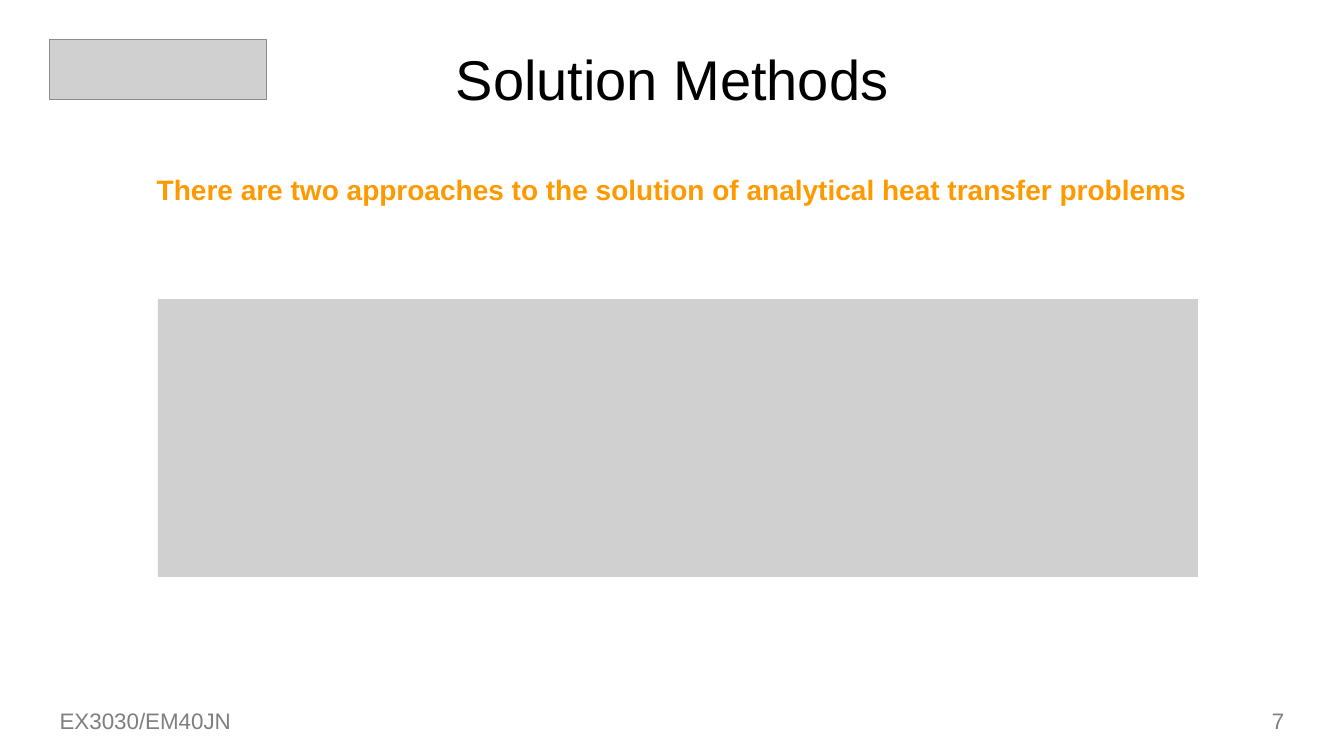
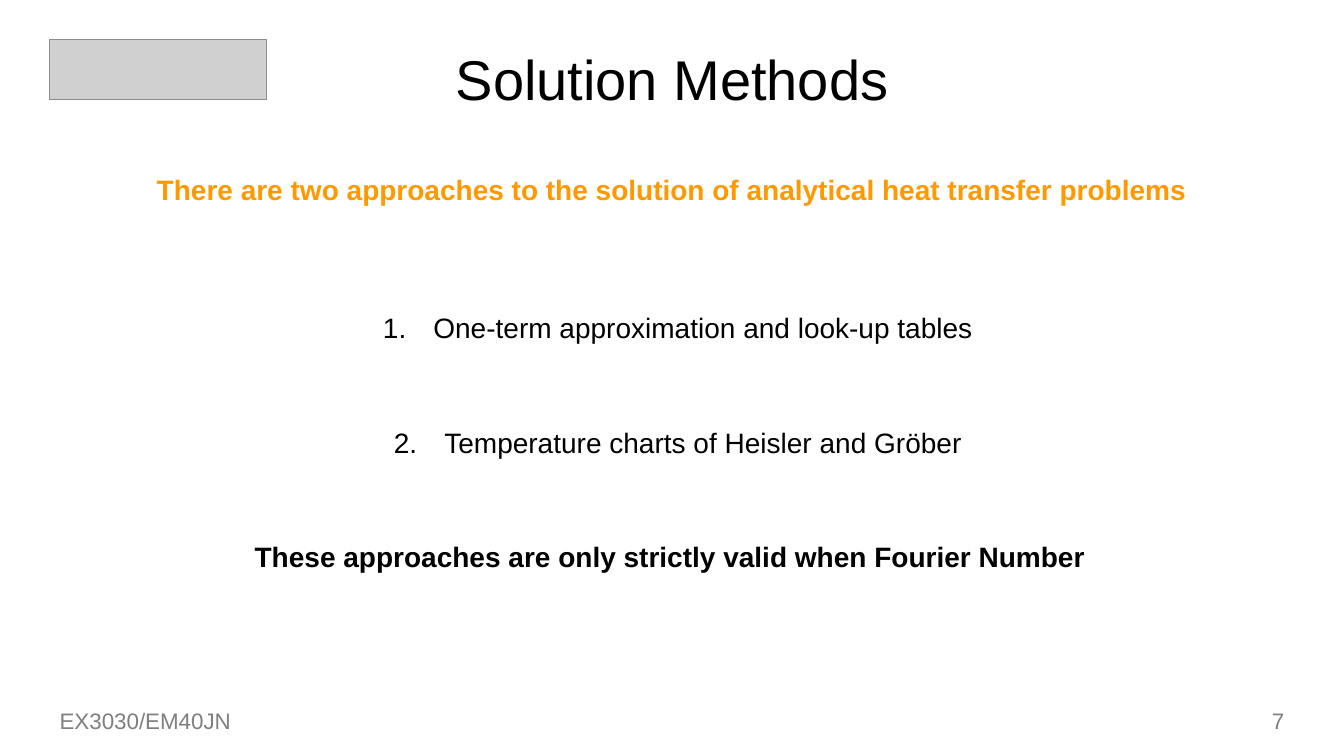
Before and after one commit to toastedcrumpets/HMMT, a slide deck: slide 7 of oldnotes/Week7-02.pptx. Drawn at 1344x756 pixels with LibreOffice and Linux fonts; fonts in the diff are those of the drawing; grey boxes stand for pictures. Boxes give left, top, right and bottom in pixels: in the first picture for what was removed or moved away, otherwise in the second. Text is boxed around its words. In the diff, an @@ line names an element or a change of style, - is before the commit and + after.

```diff
--- a/oldnotes/Week7-02.pptx
+++ b/oldnotes/Week7-02.pptx
@@ picture removed at (158,299,1199,578) @@
@@ text added at (255,317,1085,572), 20 pt, text #000000 @@
+1. One-term approximation and look-up tables
+2. Temperature charts of Heisler and Gröber
+These approaches are only strictly valid when Fourier Number
```
Also in this commit, not shown: 11 other slides changed, 2 slides added, 8 other files.
